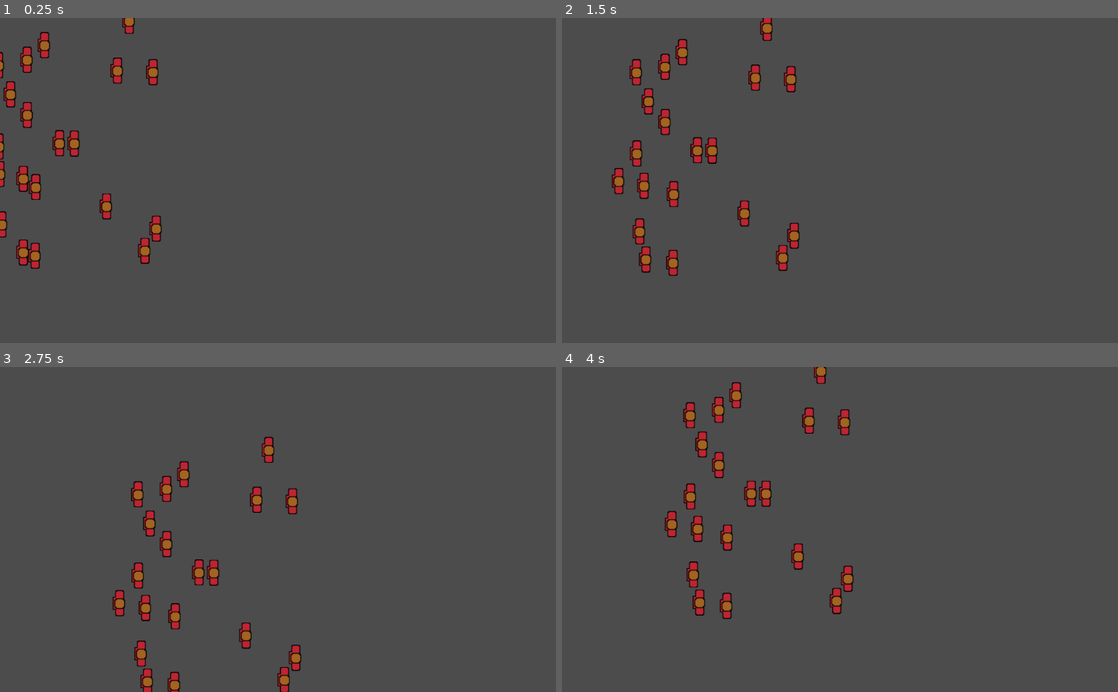
Above: before the commit, frames 1-4 (two rows, left to right).
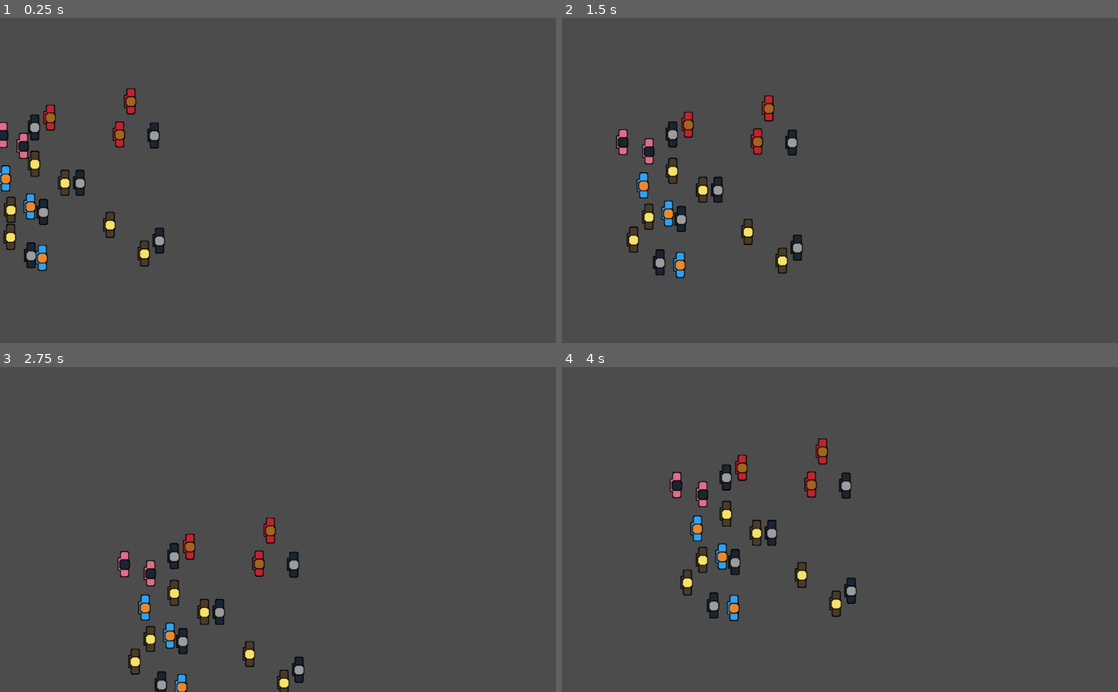
Above: after the commit, the same moments.

Repository: Robimy-gry/QGJ
Game: Godot game, scene res://World.tscn
Two runs of this game, one before a commit and one after it. Both use one fixed random seed, a clock stepped at 60 frames per second and the inputs below.
Inputs:
- Up to frame 1 (0.25 s): no input
- Up to frame 2 (1.5 s): tap Enter at 0.5 s; hold Right (ui_right) 0.53-1.28 s; hold Down (ui_down) from 1.28 s (still down)
- Up to frame 3 (2.75 s): release Down (ui_down) at 2.03 s; hold Right (ui_right) from 2.03 s (still down)
- Up to frame 4 (4 s): release Right (ui_right) at 2.78 s; hold Up (ui_up) 2.78-3.53 s; hold Left (ui_left) from 3.53 s (still down)

The runs differ from the first frame. In frame 1, 5.1% of the frame differs, in the area x 0-30%, y 0-78%; in frame 2, 5.5%; in frame 3, 5.5%; in frame 4, 5.6%, in the area x 18-53%, y 0-79%.

Commit message:
Choosing random texture for player sprite
jw

Diff:
--- a/Obstacle.gd
+++ b/Obstacle.gd
@@ -1,6 +1,6 @@
 extends Area2D
 
-const SPEED = 400
+const SPEED = 150
 var motion =  Vector2()
 var dir = -1
 
--- a/Player.gd
+++ b/Player.gd
@@ -6,6 +6,9 @@
 const MAX_SPEED = 200
 const FRICTION = 0.1
 var motion = Vector2()
+
+func _ready():
+	_preload_textures()
 
 func _physics_process(delta):
 	update_movement(delta)
@@ -45,3 +48,10 @@
 		motion.x = clamp((motion.x + SPEED), 0, MAX_SPEED)
 	else:
 		motion.x = lerp(motion.x, 0, FRICTION)
+
+func _preload_textures():
+  var my_textures = [ preload('res://Sprites/p1.png'),
+	preload('res://Sprites/p2.png'), preload('res://Sprites/p3.png'),
+	preload('res://Sprites/p4.png'), preload('res://Sprites/p5.png') ]
+  var rand_text_index = int( rand_range(0, my_textures.size() ) )
+  $Sprite.texture = my_textures[rand_text_index]
--- a/World.gd
+++ b/World.gd
@@ -7,9 +7,9 @@
 	for i in range (0, 20):
 		var player = Player.instance()
 		rand.randomize()
-		var x = rand.randf_range(0, 200)
+		var x = rand.randf_range(10, 200)
 		rand.randomize()
-		var y = rand.randf_range(0, 300)
+		var y = rand.randf_range(100, 300)
 		player.position.y = y
 		player.position.x = x
 		call_deferred("add_child", player)
